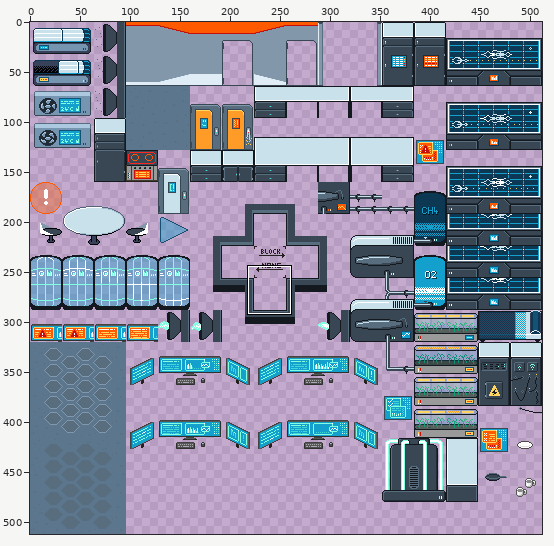
File history of a sprite sheet, Assets/Map/sus-map.png. The picture above shows the old version from afar; the outline marks the close-up.
Close-up. Before the commit:
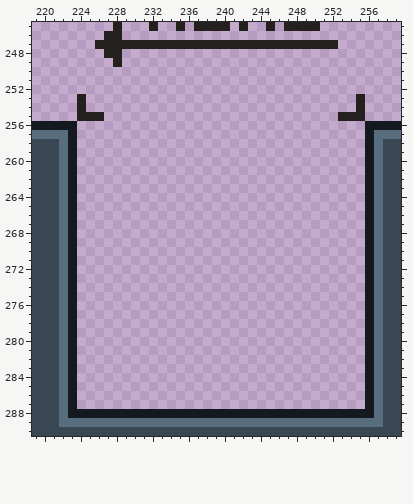
The file is 512x512 pixels. Colours within 5 levels of each other are drawn and written as one. Shown: x 219..259, y 245..290. The commit also changed other parts of the picture, which this record leaves out.
Now the later version:
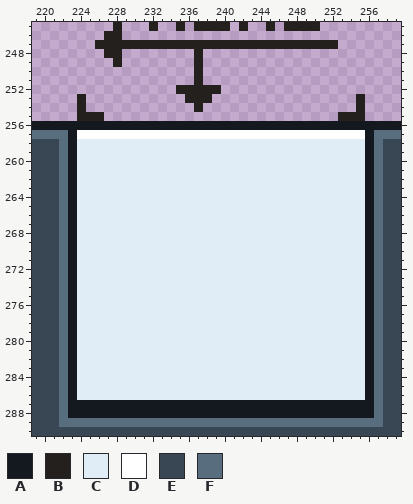
Palette (. is transparent): A #13191e  B #23201d  C #e1edf6  D #ffffff  E #384753  F #586d7d
What changed:
There is now colour A in row 256 at x 224 to 255; in row 287 at x 224 to 255.
There is now colour B in rows 248 to 251 at x 237; in row 252 at x 235 to 239; in row 253 at x 236 to 238; in row 254 at x 237.
There is now colour C in rows 258 to 286 at x 224 to 255.
There is now colour D in row 257 at x 224 to 255.
Boxes around the changes in both close-ups, in picture pixels (x1, y1, x2, y2):
added: (77, 49, 365, 409)
